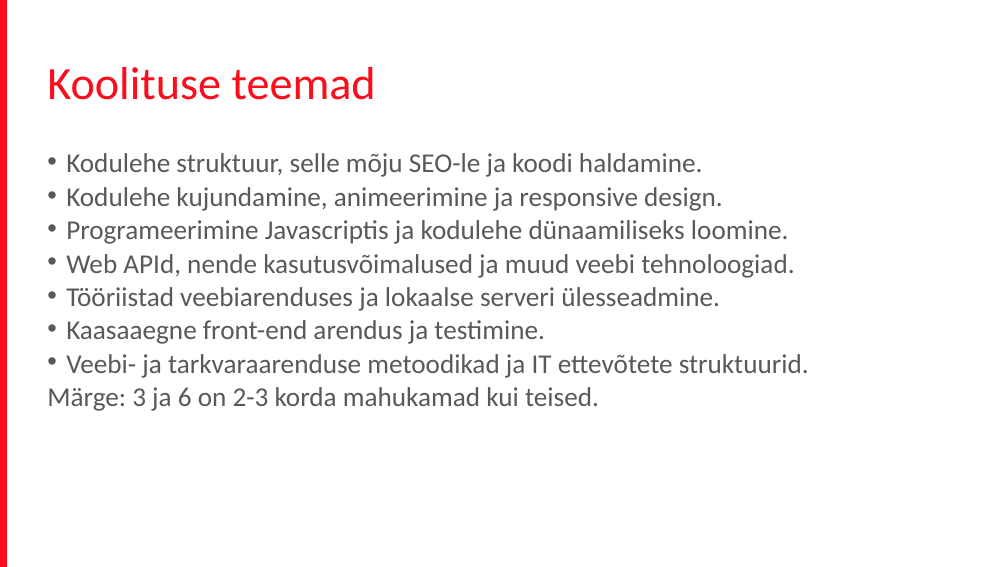
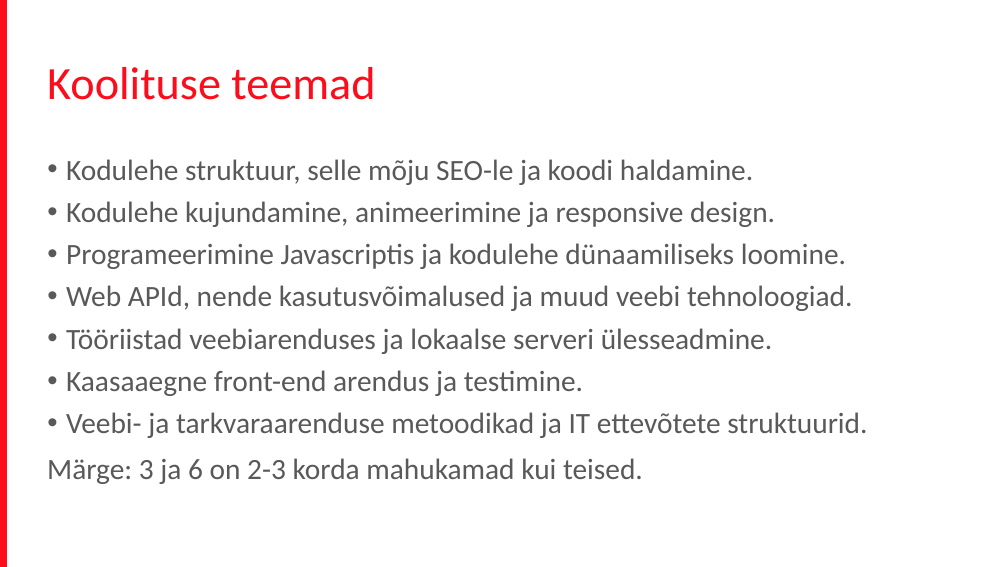
Before and after one commit to terjevolke/FrontEnd201704, a slide deck: slide 7 of Front_end_koolitus.pptx (slide 8 before the commit). Drawn at 1008x567 pixels with LibreOffice and Linux fonts; fonts in the diff are those of the drawing; background and template pictures are left out. Boxes give left, top, right and bottom in pixels: in the first picture for what was removed or moved away, otherwise in the second. Text is boxed around its words. In the diff, an @@ line names an element or a change of style, - is before the commit and + after.

```diff
--- a/Front_end_koolitus.pptx
+++ b/Front_end_koolitus.pptx
@@ text "Kodulehe struktuur, selle mõju SEO-le ..." at (47, 159, 867, 484): size 25.9 to 28 pt; line spacing 0.7 to 0.9; line spacing 0.7 to 1 @@
```
Also in this commit, not shown: 9 other slides changed, 1 slide removed.
